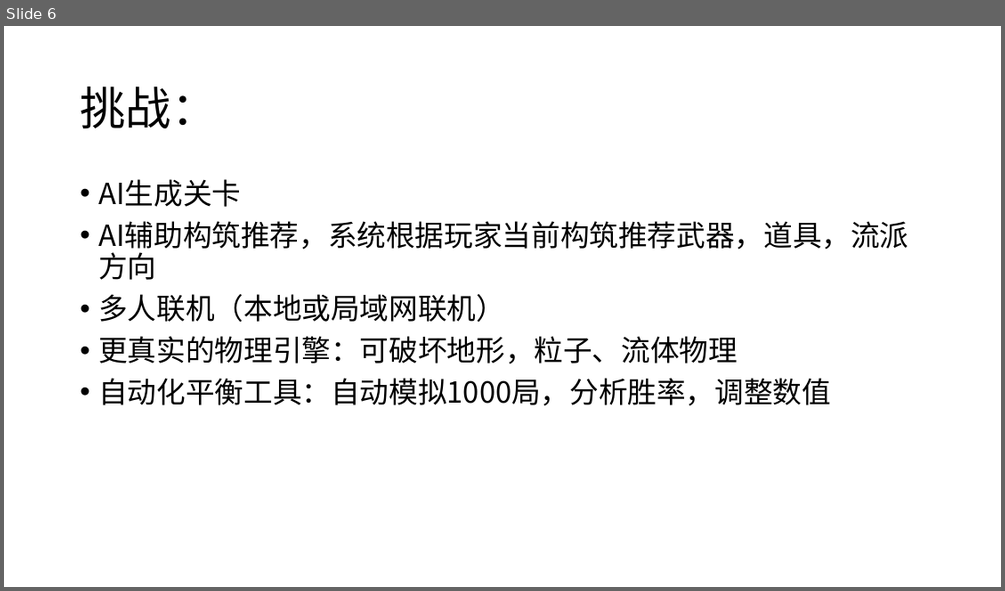
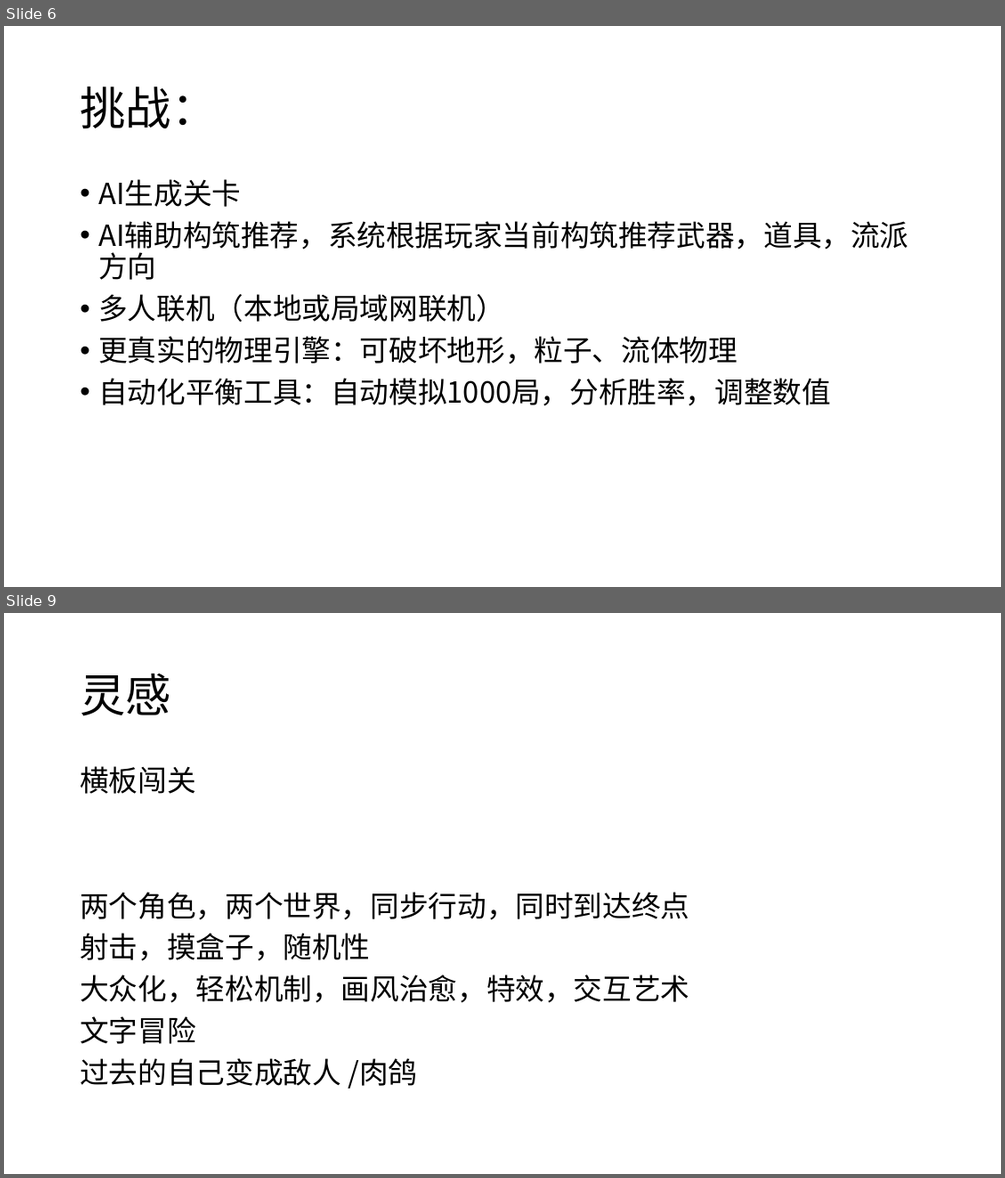
Before and after one commit to dhebhxh/software_engineering, a slide deck: software_engineering.pptx. Shown one above the other, each under a label of ours: slide 6 before the commit, slides 6 and 9 after it; the slides between them are not shown. The pictures are 1005x591 and 1005x1178 pixels, drawn with LibreOffice and Linux fonts; fonts in the diff are those of the drawing. Boxes give left, top, right and bottom in pixels: in the first picture for what was removed or moved away, otherwise in the second. Text is boxed around its words. In the diff, an @@ line names an element or a change of style, - is before the commit and + after.

```diff
--- a/software_engineering.pptx
+++ b/software_engineering.pptx
@@ slide 9 added at (4, 613, 1001, 1174), background #FFFFFF @@
@@ title added at (80, 674, 171, 716), 44 pt, text #000000 @@
+灵感
@@ text added at (80, 766, 689, 1088), 28 pt, text #000000 @@
+横板闯关
+两个角色，两个世界，同步行动，同时到达终点
+射击，摸盒子，随机性
+大众化，轻松机制，画风治愈，特效，交互艺术
+文字冒险
+过去的自己变成敌人 /肉鸽
```
Also in this commit, not shown: 3 other slides added, 8 other files.
